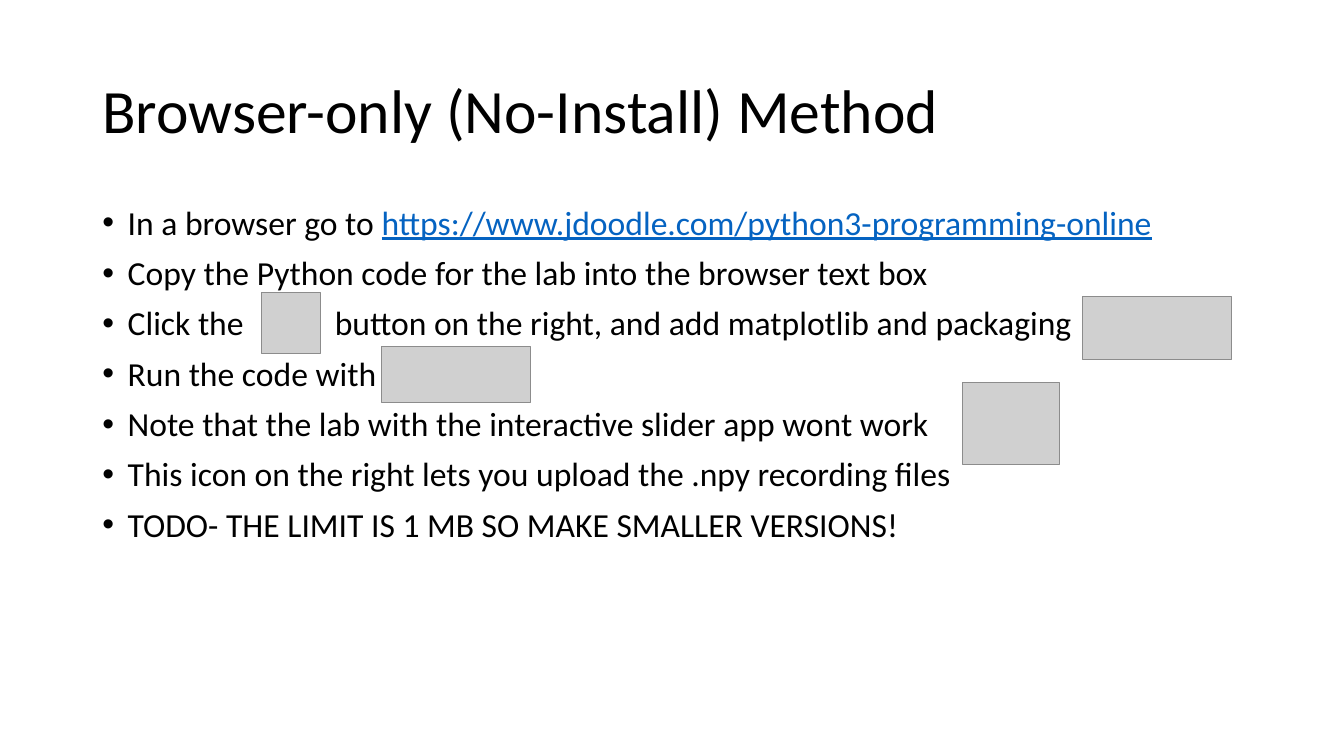
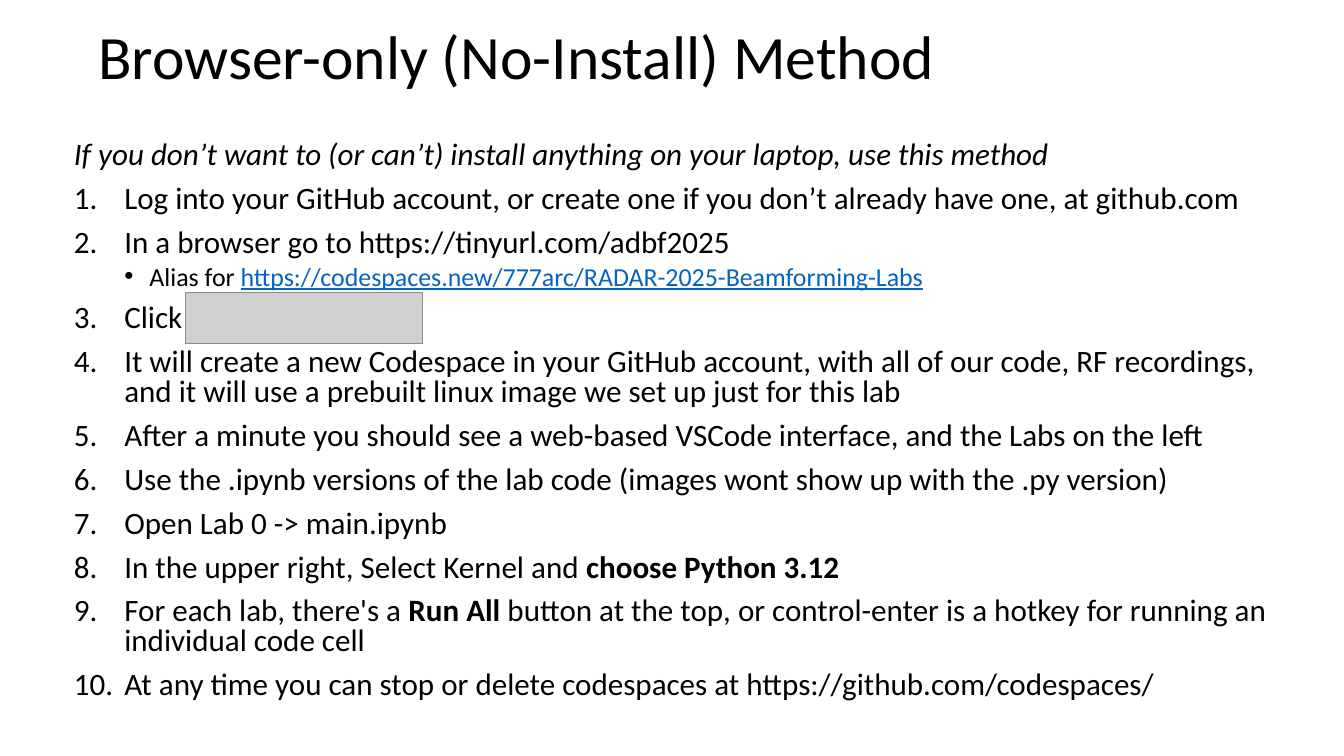
Before and after one commit to 777arc/RADAR-2025-Beamforming-Labs, a slide deck: slide 3 of Lab Setup.pptx. Drawn at 1344x756 pixels with LibreOffice and Linux fonts; fonts in the diff are those of the drawing; grey boxes stand for pictures. Boxes give left, top, right and bottom in pixels: in the first picture for what was removed or moved away, otherwise in the second. Text is boxed around its words. In the diff, an @@ line names an element or a change of style, - is before the commit and + after.

```diff
--- a/Lab Setup.pptx
+++ b/Lab Setup.pptx
@@ title "Browser-only (No-Install) Method": place and size @@
-title "Browser-only (No-Install) Method" at box(102, 88, 938, 143)
+title "Browser-only (No-Install) Method" at box(98, 34, 934, 89)
@@ text at box(74, 142, 1266, 701): text changed; size 24 to 22.2 pt @@
-• In a browser go to https://www.jdoodle.com/python3-programming-online
-• Copy the Python code for the lab into the browser text box
-• Click the button on the right, and add matplotlib and packaging
-• Run the code with
-• Note that the lab with the interactive slider app wont work
-• This icon on the right lets you upload the .npy recording files
-• TODO- THE LIMIT IS 1 MB SO MAKE SMALLER VERSIONS!
+If you don’t want to (or can’t) install anything on your laptop, use this method
+1. Log into your GitHub account, or create one if you don’t already have one, at github.com
+2. In a browser go to https://tinyurl.com/adbf2025
+  • Alias for https://codespaces.new/777arc/RADAR-2025-Beamforming-Labs
+3. Click
+4. It will create a new Codespace in your GitHub account, with all of our code, RF recordings, and it will use a prebuilt linux image we set up just for this lab
+5. After a minute you should see a web-based VSCode interface, and the Labs on the left
+6. Use the .ipynb versions of the lab code (images wont show up with the .py version)
+7. Open Lab 0 -> main.ipynb
+8. In the upper right, Select Kernel and choose Python 3.12
+9. For each lab, there's a Run All button at the top, or control-enter is a hotkey for running an individual code cell
+10. At any time you can stop or delete codespaces at https://github.com/codespaces/
@@ picture added at box(186, 292, 423, 343) @@
@@ picture removed at box(262, 292, 321, 354) @@
@@ picture removed at box(1083, 296, 1232, 359) @@
@@ picture removed at box(382, 347, 531, 402) @@
@@ picture removed at box(963, 382, 1060, 464) @@
```
Also in this commit, not shown: 2 other slides changed.
